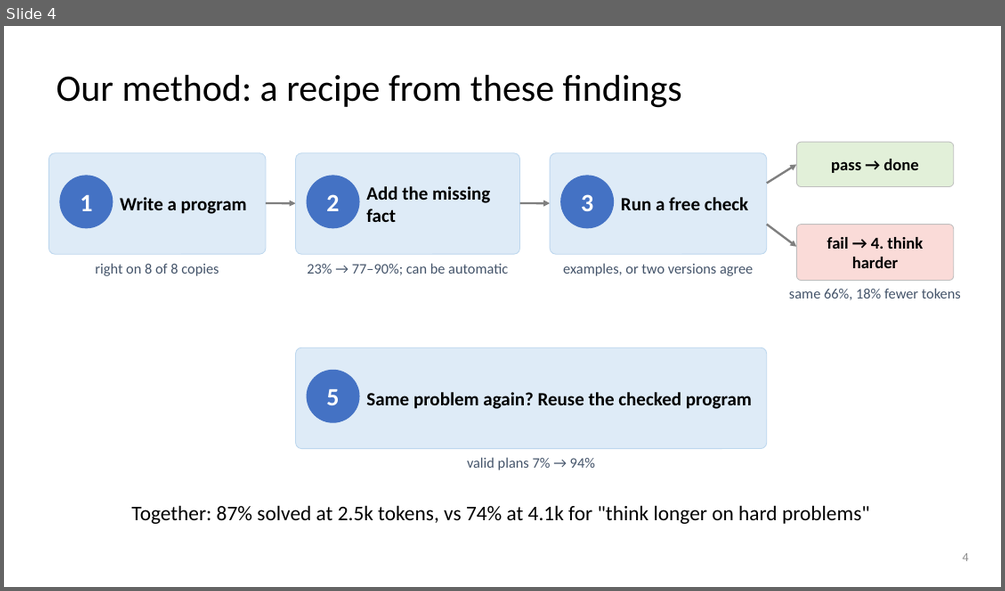
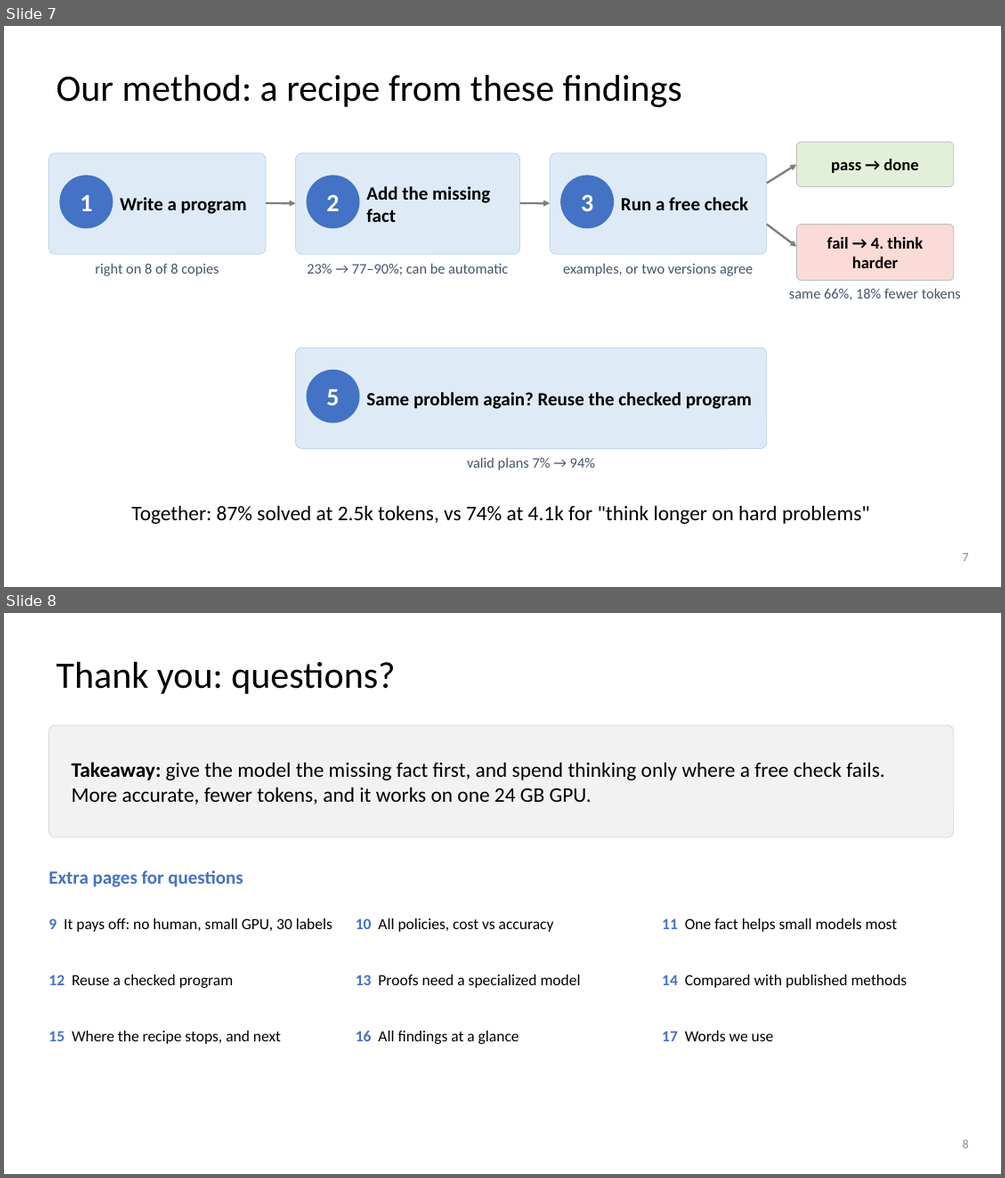
Before and after one commit to dlwns147/CSED490E_Project_Team5, a slide deck: PROPOSAL_slides.pptx. Shown one above the other, each under a label of ours: slide 4 before the commit, slides 7 and 8 after it. The pictures are 1005x591 and 1005x1178 pixels, drawn with LibreOffice and Linux fonts; fonts in the diff are those of the drawing. Boxes give left, top, right and bottom in pixels: in the first picture for what was removed or moved away, otherwise in the second. Text is boxed around its words. In the diff, an @@ line names an element or a change of style, - is before the commit and + after.

```diff
--- a/PROPOSAL_slides.pptx
+++ b/PROPOSAL_slides.pptx
@@ slide 8 added at [4,613,1001,1174], background #FFFFFF @@
@@ title added at [57,662,395,694], 36 pt, text #000000 @@
+Thank you: questions?
@@ rounded rectangle added at [48,725,954,837], fill #F2F2F2, outline #D9D9D9 0.75 pt @@
@@ text added at [72,762,885,804], 20 pt, text #000000 @@
+Takeaway: give the model the missing fact first, and spend thinking only where a free check fails. More accurate, fewer tokens, and it works on one 24 GB GPU.
@@ text added at [48,870,243,887], 18 pt, text #4472C4, bold @@
+Extra pages for questions
@@ text added at [48,918,332,932], 15 pt, text #000000 @@
+9 It pays off: no human, small GPU, 30 labels
@@ text added at [356,918,554,932], 15 pt, text #000000 @@
+10 All policies, cost vs accuracy
@@ text added at [662,918,898,932], 15 pt, text #000000 @@
+11 One fact helps small models most
@@ text added at [48,974,234,988], 15 pt, text #000000 @@
+12 Reuse a checked program
@@ text added at [356,974,581,988], 15 pt, text #000000 @@
+13 Proofs need a specialized model
@@ text added at [662,974,907,988], 15 pt, text #000000 @@
+14 Compared with published methods
@@ text added at [48,1030,281,1044], 15 pt, text #000000 @@
+15 Where the recipe stops, and next
@@ text added at [356,1030,519,1044], 15 pt, text #000000 @@
+16 All findings at a glance
@@ text added at [662,1030,774,1041], 15 pt, text #000000 @@
+17 Words we use
@@ page number added at [963,1139,969,1148], 12 pt, text #8C8C8C @@
+8
@@ what was slide 4 is now slide 7 @@
@@ page number at [963,553,969,561]: text changed @@
-4
+7
```
Also in this commit, not shown: 3 slides changed, 10 other slides added, 1 slide removed, 4 other files.
